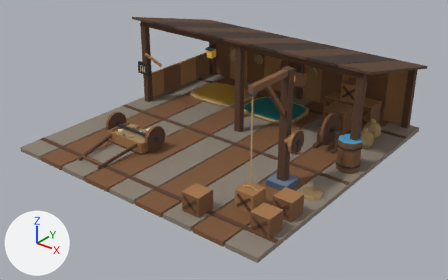
Before and after pictures for a commit that changed the Blender file raccoon/haulers_lodge.blend.
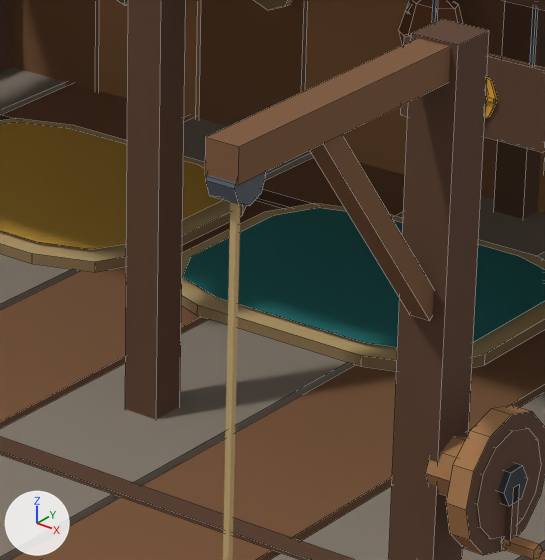
The first picture shows the older version from a 50 mm lens placed at (2.38, -3.0, 1.86), pointed at (0.08, -0.12, 0.08). The close-ups show the older and then the newer version on the part from 48% to 68% of the width and 22% to 56% of the height of that picture. Only the edits that show in the close-ups are written down. Every picture has the same lights, and +X, +Y and +Z are marked at lower left. The close-ups show mesh edges as thin lines.

Names of what the first close-up shows: 'bld_haulers_lodge_2x2', 'pr_hoist_rope', 'pr_sign', 'pr_winch'.
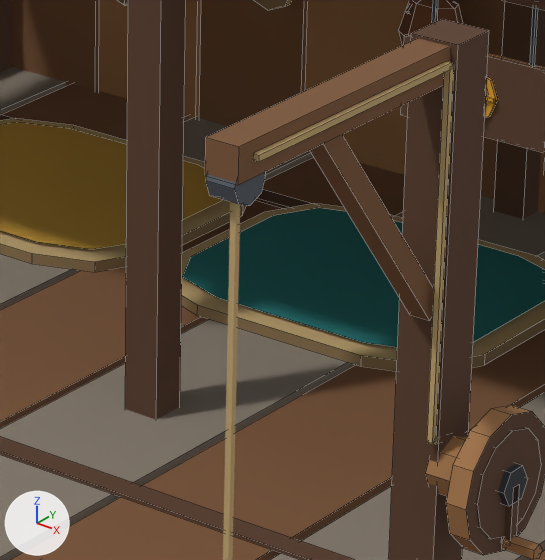
Pixel boxes (x1, y1, x2, y2) of what changed, in the close-ups (545 x 560 px):
part 1 of me_bld_haulers_lodge_2x2, added
    after: (253, 61, 452, 162)
part 2 of me_bld_haulers_lodge_2x2, added (brown)
    after: (427, 65, 454, 443)

What changed in the scene script:
```text
Change me_bld_haulers_lodge_2x2:
    used by ob_bld_haulers_lodge_2x2; location = (0.0, 0.0, 0.0)
    remove me_bld_haulers_lodge_2x2.from_pydata(...)  # 1296 vertices, 951 faces; spans x -0.96..0.96, y -0.97..0.97, z 0.0..0.75
    add me_bld_haulers_lodge_2x2.from_pydata(...)  # 1320 vertices, 969 faces; spans x -0.96..0.96, y -0.97..0.97, z 0.0..0.75
    me_bld_haulers_lodge_2x2 part 1: a new loose piece, a box spanning x 0.677..0.683, y -0.62..-0.331, z 0.729..0.735, in mat_m_palette (picture img_palette_png)
    me_bld_haulers_lodge_2x2 part 2: a new loose piece, a box spanning x 0.677..0.683, y -0.334..-0.328, z 0.365..0.732, in mat_m_palette (picture img_palette_png)
    other edits to the shape of me_bld_haulers_lodge_2x2 do not show in these pictures
```
